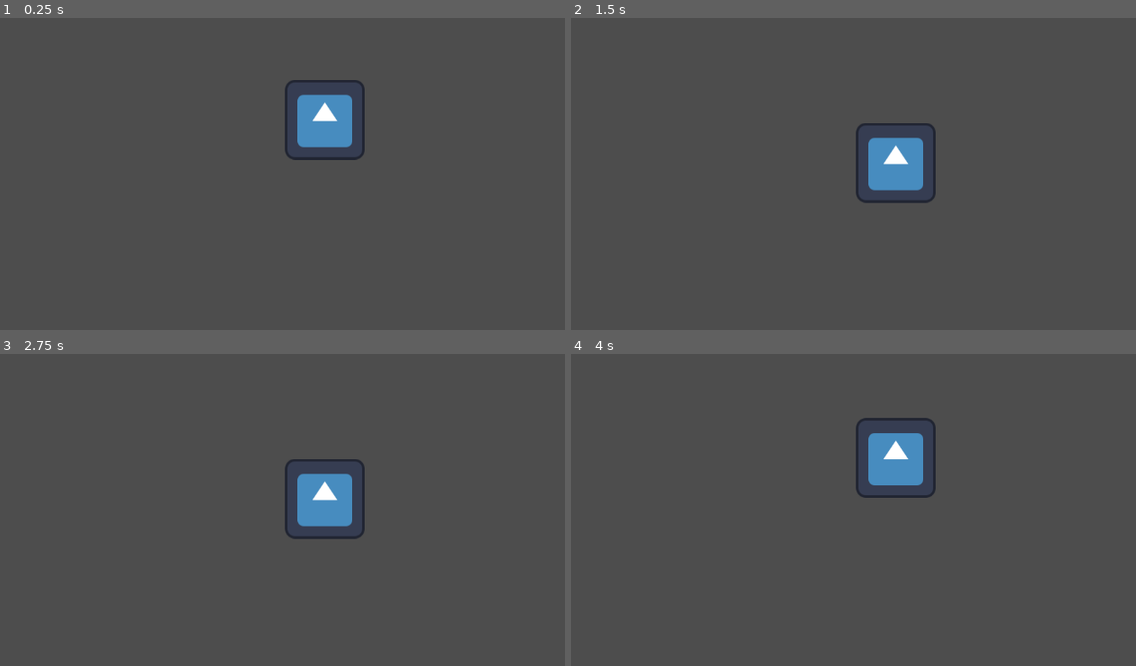
Above: before the commit, frames 1-4 (two rows, left to right).
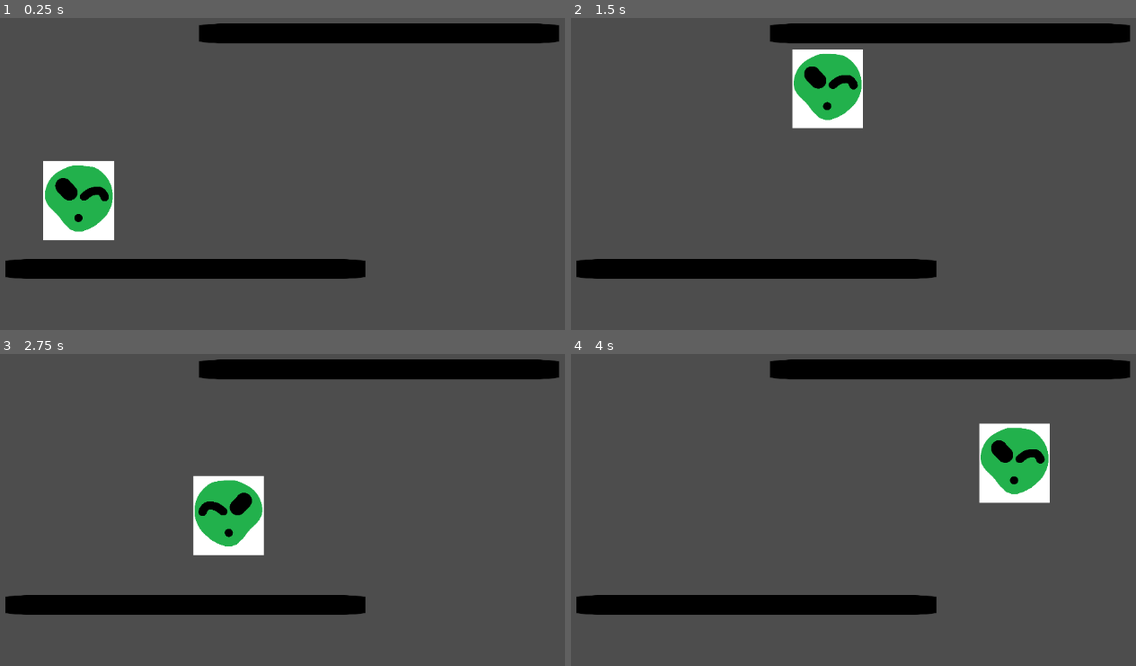
Above: after the commit, the same moments.

Repository: mustard221/GamesNow
Game: Godot game, scene res://Moving.tscn
Same seed, same stepped clock (60 frames per second), same inputs: the game is played once before the commit and once after it. The project has no main scene, so this scene is started directly. The engine's default icon, where the game draws it, is replaced by a stand-in: a white triangle on a blue panel in a dark square.
Inputs:
- Up to frame 1 (0.25 s): no input
- Up to frame 2 (1.5 s): tap Enter (ui_accept) at 0.5, 0.6 s; hold D (RIGHT) from 0.53 s (still down); tap Space (JUMP, bound only after the commit) at 0.77, 1.07 s; tap Q (SWITCH, bound only after the commit) at 0.8, 1.35 s
- Up to frame 3 (2.75 s): tap Space (JUMP, bound only after the commit) at 1.52, 1.55, 1.82, 2.1 s; release D (RIGHT) at 2.03 s; hold A (LEFT) from 2.03 s (still down); tap Enter (ui_accept) at 2.3 s
- Up to frame 4 (4 s): release A (LEFT) at 2.78 s; hold D (RIGHT) from 2.78 s (still down); tap Enter (ui_accept) at 2.85 s; tap Space (JUMP, bound only after the commit) at 3.02, 3.32, 3.77, 3.8 s; tap Q (SWITCH, bound only after the commit) at 3.05, 3.6 s

The runs differ from the first frame. In frame 1, 13% of the frame differs, in the area x 0-100%, y 1-84%; in frame 2, 13%; in frame 3, 13%; in frame 4, 13%.

Commit message:
Changes gravity but can't jump when upside down
Cant jump when upside down and can only change the gravity when you jump and then press Q

Diff:
--- a/gamejammovementtest1/Moving.tscn
+++ b/gamejammovementtest1/Moving.tscn
@@ -1,31 +1,60 @@
-[gd_scene load_steps=5 format=3 uid="uid://bx2jtl4f3npd2"]
+[gd_scene load_steps=8 format=3 uid="uid://bx2jtl4f3npd2"]
 
 [ext_resource type="Script" path="res://Player.gd" id="1_eoixu"]
-[ext_resource type="Texture2D" uid="uid://deyo0lkjg22yg" path="res://icon.svg" id="1_jw0fu"]
+[ext_resource type="Texture2D" uid="uid://gdkba5y0ls2i" path="res://alien_testImage.png" id="2_4hq3f"]
+[ext_resource type="Texture2D" uid="uid://deyo0lkjg22yg" path="res://icon.svg" id="3_l62bw"]
 
 [sub_resource type="CapsuleShape2D" id="CapsuleShape2D_451oq"]
 radius = 15.0
 
-[sub_resource type="RectangleShape2D" id="RectangleShape2D_e6asq"]
+[sub_resource type="CanvasItemMaterial" id="CanvasItemMaterial_88i0u"]
+
+[sub_resource type="CanvasItemMaterial" id="CanvasItemMaterial_4i8wt"]
+
+[sub_resource type="RectangleShape2D" id="RectangleShape2D_idav8"]
 
 [node name="Node2D" type="Node2D"]
 
 [node name="Player" type="CharacterBody2D" parent="."]
-position = Vector2(569, 282)
+position = Vector2(174, 412)
 disable_mode = 1
 script = ExtResource("1_eoixu")
 
 [node name="Sprite2D" type="Sprite2D" parent="Player"]
-texture = ExtResource("1_jw0fu")
+scale = Vector2(0.2, 0.195)
+texture = ExtResource("2_4hq3f")
 
 [node name="CollisionShape2D" type="CollisionShape2D" parent="Player"]
 scale = Vector2(3.88, 4.2)
 shape = SubResource("CapsuleShape2D_451oq")
 
 [node name="StaticBody2D" type="StaticBody2D" parent="."]
-position = Vector2(573, 461)
+material = SubResource("CanvasItemMaterial_88i0u")
+position = Vector2(345, 550)
 
 [node name="CollisionShape2D" type="CollisionShape2D" parent="StaticBody2D"]
+material = SubResource("CanvasItemMaterial_4i8wt")
 scale = Vector2(28.6389, -1.83892)
-shape = SubResource("RectangleShape2D_e6asq")
+shape = SubResource("RectangleShape2D_idav8")
 debug_color = Color(0.0686578, 0.595403, 0.714507, 0.42)
+
+[node name="Sprite2D" type="Sprite2D" parent="StaticBody2D/CollisionShape2D"]
+modulate = Color(0, 0, 0, 1)
+scale = Vector2(0.157416, 0.139352)
+texture = ExtResource("3_l62bw")
+
+[node name="StaticBody2D2" type="StaticBody2D" parent="."]
+material = SubResource("CanvasItemMaterial_88i0u")
+position = Vector2(656, 172)
+
+[node name="CollisionShape2D" type="CollisionShape2D" parent="StaticBody2D2"]
+material = SubResource("CanvasItemMaterial_4i8wt")
+scale = Vector2(28.6389, -1.83892)
+shape = SubResource("RectangleShape2D_idav8")
+debug_color = Color(0.0686578, 0.595403, 0.714507, 0.42)
+
+[node name="Sprite2D" type="Sprite2D" parent="StaticBody2D2/CollisionShape2D"]
+modulate = Color(0, 0, 0, 1)
+self_modulate = Color(0, 0, 0, 1)
+scale = Vector2(0.157416, 0.139352)
+texture = ExtResource("3_l62bw")
--- a/gamejammovementtest1/Player.gd
+++ b/gamejammovementtest1/Player.gd
@@ -1,23 +1,32 @@
 extends CharacterBody2D
-
 
 const SPEED = 300.0
 const JUMP_VELOCITY = -400.0
+var grav = 1
 
 
 func _physics_process(delta: float) -> void:
 	# Add the gravity.
 	if not is_on_floor():
-		velocity += get_gravity() * delta
+		velocity += get_gravity() * delta*grav
 
 	# Handle jump.
-	if Input.is_action_just_pressed("ui_accept") and is_on_floor():
+	if Input.is_action_just_pressed("JUMP") and is_on_floor():
 		velocity.y = JUMP_VELOCITY
+
+	if Input.is_action_just_pressed("SWITCH"):
+		#Changes Gravity
+		grav = -grav
+
 
 	# Get the input direction and handle the movement/deceleration.
 	# As good practice, you should replace UI actions with custom gameplay actions.
-	var direction := Input.get_axis("ui_left", "ui_right")
+	var direction = Input.get_axis("LEFT", "RIGHT")
 	if direction:
+		if direction > 0:
+			$Sprite2D.scale.x = 0.2
+		else:
+			$Sprite2D.scale.x = -0.2
 		velocity.x = direction * SPEED
 	else:
 		velocity.x = move_toward(velocity.x, 0, SPEED)
--- a/gamejammovementtest1/project.godot
+++ b/gamejammovementtest1/project.godot
@@ -25,9 +25,16 @@
 RIGHT={
 "deadzone": 0.5,
 "events": [Object(InputEventKey,"resource_local_to_scene":false,"resource_name":"","device":-1,"window_id":0,"alt_press …(192 unchanged characters)…
+, Object(InputEventKey,"resource_local_to_scene":false,"resource_name":"","device":-1,"window_id":0,"alt_pressed":false,"shift_pressed":false,"ctrl_pressed":false,"meta_pressed":false,"pressed":false,"keycode":0,"physical_keycode":4194321,"key_label":0,"unicode":0,"location":0,"echo":false,"script":null)
 ]
 }
 JUMP={
 "deadzone": 0.5,
-"events": []
+"events": [Object(InputEventKey,"resource_local_to_scene":false,"resource_name":"","device":-1,"window_id":0,"alt_pressed":false,"shift_pressed":false,"ctrl_pressed":false,"meta_pressed":false,"pressed":false,"keycode":0,"physical_keycode":32,"key_label":0,"unicode":32,"location":0,"echo":false,"script":null)
+]
 }
+SWITCH={
+"deadzone": 0.5,
+"events": [Object(InputEventKey,"resource_local_to_scene":false,"resource_name":"","device":-1,"window_id":0,"alt_pressed":false,"shift_pressed":false,"ctrl_pressed":false,"meta_pressed":false,"pressed":false,"keycode":0,"physical_keycode":81,"key_label":0,"unicode":113,"location":0,"echo":false,"script":null)
+]
+}
Binary file added: gamejammovementtest1/alien_testImage.png
Not shown, added: gamejammovementtest1/alien_testImage.png.import
